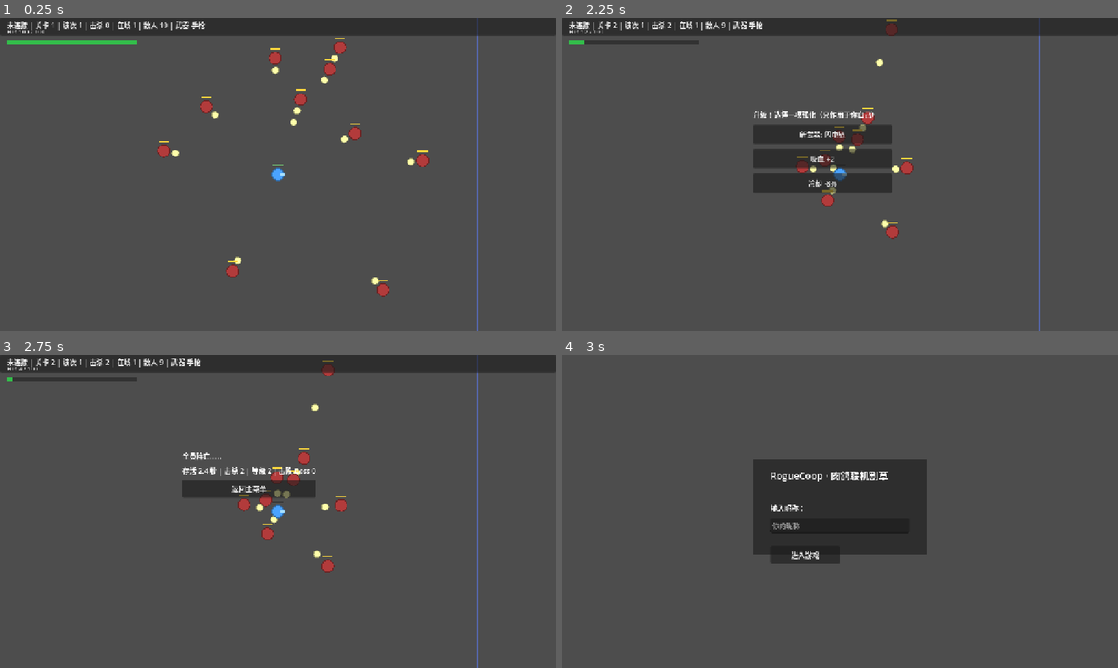
Above: before the commit, frames 1-4 (two rows, left to right).
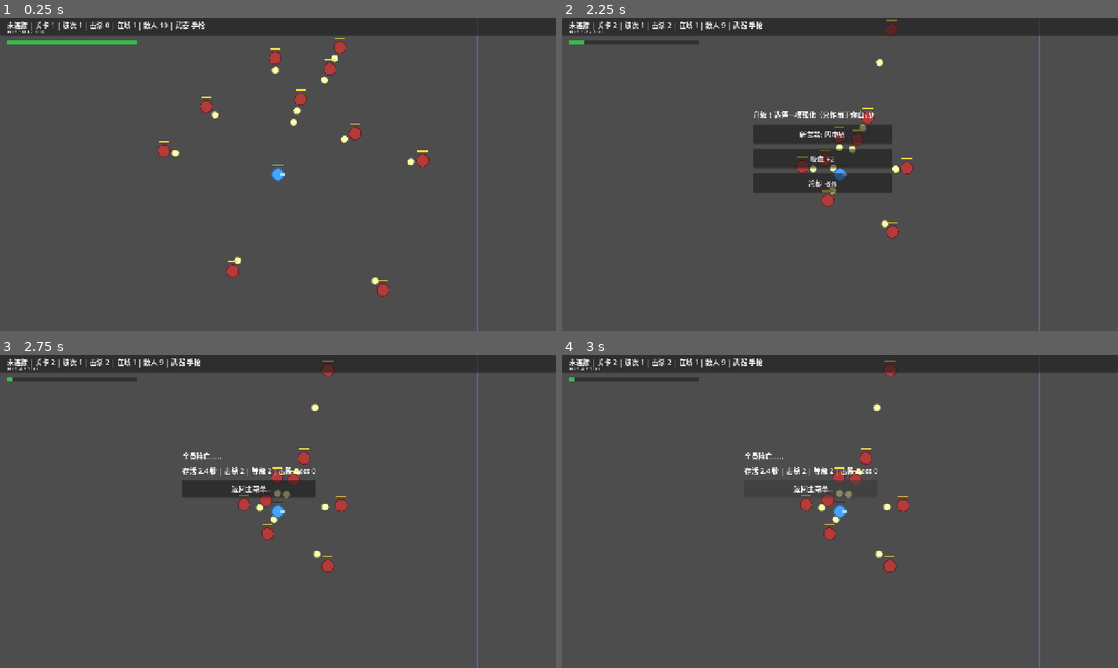
Above: after the commit, the same moments.

Repository: kiony6/roguecoop
Game: Godot game, scene res://scenes/world.tscn
Two runs of this game, one before a commit and one after it. Both use one fixed random seed, a clock stepped at 60 frames per second and the inputs below. This scene is started directly instead of the project's main scene.
Inputs (mouse positions are in pixels of both pictures, inside the frame that each line leads up to):
- Up to frame 1 (0.25 s): no input
- Up to frame 2 (2.25 s): move the mouse to (962, 158) at 0.52 s; hold D (move_right) 0.53-1.28 s; hold K (dash) 0.53-1.28 s; click (962, 158) at 0.67 s; move the mouse to (728, 190) at 1.27 s; hold S (move_down) 1.28-2.03 s; tap J (fire) at 1.35 s; move the mouse to (895, 105) at 2.02 s; hold D (move_right) from 2.03 s (still down); hold K (dash) from 2.03 s (still down)
- Up to frame 3 (2.75 s): keep holding D (move_right); keep holding K (dash)
- Up to frame 4 (3 s): release D (move_right) at 2.75 s; release K (dash) at 2.75 s; click "返回主菜单" at 2.75 s

Frames 1-3 are identical in both runs. In frame 4, 15% of the frame differs, in the area x 0-100%, y 0-100%.

Commit message:
添加排行榜/天赋树/存档系统，修复移动和Camera渲染

Diff:
--- a/autoload/global.gd
+++ b/autoload/global.gd
@@ -1,5 +1,82 @@
 extends Node
-## 全局游戏状态，autoload 名为 Global
+## 全局游戏状态和存档，autoload 名为 Global
 
-var current_level := 0          # 当前选中的关卡索引 0-4
+var current_level := 0
 var nickname := ""
+
+# ── 存档数据 ──
+var data := {
+	"shards": 0,      # 碎片（天赋币）
+	"scores": [],     # 排行榜 [{name, level, kills, time, wave}]
+	# 天赋等级（0=未解锁，最高叠加）
+	"talents": {
+		"hp": 0, "damage": 0, "speed": 0, "crit": 0,
+		"atk_speed": 0, "regen": 0, "unlocked": 0,
+	},
+}
+
+const SAVE_PATH := "user://save_roguecoop.json"
+
+
+func _ready() -> void:
+	load_data()
+
+
+func load_data() -> void:
+	var file := FileAccess.open(SAVE_PATH, FileAccess.READ)
+	if file == null:
+		return
+	var raw: String = file.get_as_text()
+	var parsed = JSON.parse_string(raw)
+	if typeof(parsed) == TYPE_DICTIONARY:
+		_merge(data, parsed as Dictionary)
+	file.close()
+
+
+func save_data() -> void:
+	var file := FileAccess.open(SAVE_PATH, FileAccess.WRITE)
+	if file == null:
+		return
+	file.store_string(JSON.stringify(data, "\t"))
+	file.close()
+
+
+func _merge(target: Dictionary, source: Dictionary) -> void:
+	for k in source:
+		if k in target:
+			if target[k] is Dictionary and source[k] is Dictionary:
+				_merge(target[k], source[k])
+			else:
+				target[k] = source[k]
+
+
+func add_score(entry: Dictionary) -> void:
+	data["scores"].append(entry)
+	data["scores"].sort_custom(
+		func(a, b): return int(a.get("kills", 0)) > int(b.get("kills", 0))
+	)
+	if data["scores"].size() > 100:
+		data["scores"] = data["scores"].slice(0, 100)
+	save_data()
+
+
+func add_shards(amount: int) -> void:
+	data["shards"] += amount
+	save_data()
+
+
+func talent_level(key: String) -> int:
+	return int(data["talents"].get(key, 0))
+
+
+func upgrade_talent(key: String, cost: int) -> bool:
+	if data["shards"] < cost:
+		return false
+	if key not in data["talents"]:
+		return false
+	if data["talents"][key] >= 10:
+		return false
+	data["shards"] -= cost
+	data["talents"][key] = int(data["talents"][key]) + 1
+	save_data()
+	return true
--- a/scenes/main.tscn
+++ b/scenes/main.tscn
@@ -46,9 +46,9 @@
 [node name="MenuPanel" type="Panel" parent="."]
 visible = false
 offset_left = 440.0
-offset_top = 180.0
+offset_top = 160.0
 offset_right = 840.0
-offset_bottom = 520.0
+offset_bottom = 580.0
 
 [node name="MenuTitle" type="Label" parent="MenuPanel"]
 offset_left = 40.0
@@ -70,14 +70,36 @@
 offset_top = 120.0
 offset_right = 300.0
 offset_bottom = 160.0
-text = "开始游戏（单人）"
+text = "开始游戏"
+
+[node name="TalentBtn" type="Button" parent="MenuPanel"]
+offset_left = 40.0
+offset_top = 180.0
+offset_right = 300.0
+offset_bottom = 220.0
+text = "天赋树"
+
+[node name="RankBtn" type="Button" parent="MenuPanel"]
+offset_left = 40.0
+offset_top = 240.0
+offset_right = 300.0
+offset_bottom = 280.0
+text = "排行榜"
 
 [node name="LobbyBtn" type="Button" parent="MenuPanel"]
 offset_left = 40.0
-offset_top = 180.0
-offset_right = 300.0
-offset_bottom = 220.0
+offset_top = 300.0
+offset_right = 300.0
+offset_bottom = 340.0
 text = "联机大厅"
+
+[node name="ShardLabel" type="Label" parent="MenuPanel"]
+offset_left = 40.0
+offset_top = 360.0
+offset_right = 300.0
+offset_bottom = 385.0
+text = "碎片: 0"
+theme_override_colors/font_color = Color(1, 0.7, 0.3)
 
 [node name="LevelPanel" type="Panel" parent="."]
 visible = false
@@ -144,3 +166,49 @@
 offset_right = 240.0
 offset_bottom = 560.0
 text = "返回"
+
+[node name="TalentPanel" type="Panel" parent="."]
+visible = false
+offset_left = 340.0
+offset_top = 80.0
+offset_right = 940.0
+offset_bottom = 640.0
+script = ExtResource("2_talent")
+
+[node name="ShardLabel" type="Label" parent="TalentPanel"]
+offset_left = 20.0
+offset_top = 20.0
+offset_right = 300.0
+offset_bottom = 45.0
+text = "碎片: 0"
+theme_override_colors/font_color = Color(1, 0.7, 0.3)
+
+[node name="BackBtn" type="Button" parent="TalentPanel"]
+offset_left = 460.0
+offset_top = 20.0
+offset_right = 580.0
+offset_bottom = 55.0
+text = "返回"
+
+[node name="RankPanel" type="Panel" parent="."]
+visible = false
+offset_left = 340.0
+offset_top = 80.0
+offset_right = 940.0
+offset_bottom = 640.0
+script = ExtResource("3_rank")
+
+[node name="Title" type="Label" parent="RankPanel"]
+offset_left = 20.0
+offset_top = 20.0
+offset_right = 300.0
+offset_bottom = 50.0
+text = "排行榜"
+theme_override_font_sizes/font_size = 20
+
+[node name="BackBtn" type="Button" parent="RankPanel"]
+offset_left = 460.0
+offset_top = 20.0
+offset_right = 580.0
+offset_bottom = 55.0
+text = "返回"
--- a/scripts/main.gd
+++ b/scripts/main.gd
@@ -1,5 +1,5 @@
 extends Control
-## 主菜单总控：登录 → 主菜单 → 选关 / 联机大厅
+## 主菜单总控：登录 → 主菜单（含天赋树/排行榜） → 选关 / 联机大厅
 
 const Protocol := preload("res://net/protocol.gd")
 
@@ -10,9 +10,12 @@
 @onready var _menu_panel: Panel = $MenuPanel
 @onready var _level_panel: Panel = $LevelPanel
 @onready var _lobby_panel: Panel = $LobbyPanel
+@onready var _talent_panel: Panel = $TalentPanel
+@onready var _rank_panel: Panel = $RankPanel
 
 @onready var _nick_field: LineEdit = $LoginPanel/NickField
 @onready var _nick_display: Label = $MenuPanel/NickDisplay
+@onready var _shard_label: Label = $MenuPanel/ShardLabel
 @onready var _lobby_info: Label = $LobbyPanel/LobbyInfo
 @onready var _lobby_ip: LineEdit = $LobbyPanel/LobbyIpField
 
@@ -24,6 +27,8 @@
 
 	# 主菜单
 	$MenuPanel/StartBtn.pressed.connect(_show_level_select)
+	$MenuPanel/TalentBtn.pressed.connect(_show_talent)
+	$MenuPanel/RankBtn.pressed.connect(_show_rank)
 	$MenuPanel/LobbyBtn.pressed.connect(_show_lobby)
 
 	# 选关
@@ -41,6 +46,10 @@
 	$LobbyPanel/LobbyJoinBtn.pressed.connect(_on_join_pressed)
 	$LobbyPanel/LobbyBackBtn.pressed.connect(_show_menu)
 
+	# 天赋树 + 排行榜
+	$TalentPanel/BackBtn.pressed.connect(_show_menu)
+	$RankPanel/BackBtn.pressed.connect(_show_menu)
+
 	Net.connected_ok.connect(_on_connected, CONNECT_ONE_SHOT)
 	Net.connection_failed.connect(_on_connection_failed)
 
@@ -52,6 +61,8 @@
 	_menu_panel.visible = false
 	_level_panel.visible = false
 	_lobby_panel.visible = false
+	_talent_panel.visible = false
+	_rank_panel.visible = false
 
 
 func _show_menu() -> void:
@@ -59,12 +70,26 @@
 	_menu_panel.visible = true
 	_level_panel.visible = false
 	_lobby_panel.visible = false
+	_talent_panel.visible = false
+	_rank_panel.visible = false
+	_shard_label.text = "碎片: %d" % Global.data["shards"]
 
 
 func _show_level_select() -> void:
 	_menu_panel.visible = false
 	_level_panel.visible = true
-	_lobby_panel.visible = false
+
+
+func _show_talent() -> void:
+	_menu_panel.visible = false
+	_talent_panel.visible = true
+	$TalentPanel.refresh()
+
+
+func _show_rank() -> void:
+	_menu_panel.visible = false
+	_rank_panel.visible = true
+	$RankPanel.refresh()
 
 
 func _show_lobby() -> void:
@@ -78,7 +103,9 @@
 	if nick.is_empty():
 		return
 	_nickname = nick
+	Global.nickname = nick
 	_nick_display.text = "玩家: %s" % _nickname
+	_shard_label.text = "碎片: %d" % Global.data["shards"]
 	_show_menu()
 
 
--- /dev/null
+++ b/scripts/rank_panel.gd
@@ -0,0 +1,55 @@
+extends Control
+## 排行榜面板
+
+@onready var _list: VBoxContainer = $VBoxContainer
+
+
+func _ready() -> void:
+	$BackBtn.pressed.connect(_on_back)
+	refresh()
+
+
+func refresh() -> void:
+	# 清空旧列表（保留前两个子节点：标题和返回按钮）
+	for c in _list.get_children():
+		if c.name != "Title" and c.name != "BackBtn":
+			c.queue_free()
+
+	var scores := Global.data["scores"]
+	if scores.size() == 0:
+		var empty := Label.new()
+		empty.text = "暂无记录"
+		empty.add_theme_color_override("font_color", Color(0.6, 0.6, 0.6))
+		_list.add_child(empty)
+		return
+
+	for i in mini(20, scores.size()):
+		var s: Dictionary = scores[i]
+		var hb := HBoxContainer.new()
+
+		var rank := Label.new()
+		rank.text = "#%d" % (i + 1)
+		rank.custom_minimum_size.x = 40
+		hb.add_child(rank)
+
+		var name_label := Label.new()
+		name_label.text = str(s.get("name", "无名"))
+		name_label.size_flags_horizontal = SIZE_EXPAND
+		hb.add_child(name_label)
+
+		var kills := Label.new()
+		kills.text = "击杀 %d" % int(s.get("kills", 0))
+		kills.custom_minimum_size.x = 100
+		hb.add_child(kills)
+
+		var level := Label.new()
+		level.text = "等级 %d" % int(s.get("level", 1))
+		level.custom_minimum_size.x = 80
+		hb.add_child(level)
+
+		_list.add_child(hb)
+
+
+func _on_back() -> void:
+	visible = false
+	get_parent().get_node("MenuPanel").visible = true
--- /dev/null
+++ b/scripts/talent_panel.gd
@@ -0,0 +1,64 @@
+extends Panel
+## 天赋树面板
+
+var _talent_keys := ["hp", "damage", "speed", "crit", "atk_speed", "regen"]
+var _talent_names := {
+	"hp": "生命 +10", "damage": "伤害 +5%", "speed": "移速 +5%",
+	"crit": "暴击 +3%", "atk_speed": "攻速 +5%", "regen": "回血 +1/级",
+}
+var _talent_costs := {
+	"hp": 50, "damage": 50, "speed": 50, "crit": 80, "atk_speed": 80, "regen": 100,
+}
+
+@onready var _tab: Panel = $".."
+
+
+func _ready() -> void:
+	$BackBtn.pressed.connect(_on_back)
+	refresh()
+
+
+func refresh() -> void:
+	$ShardLabel.text = "碎片: %d" % Global.data["shards"]
+	for c in get_children():
+		if c.name in ["ShardLabel", "BackBtn"]:
+			continue
+		c.queue_free()
+
+	for key in _talent_keys:
+		var lv := Global.talent_level(key)
+		var cost := _talent_costs.get(key, 50) * (1 + lv)
+		var hb := HBoxContainer.new()
+		hb.position = Vector2(20, 80 + _talent_keys.find(key) * 60)
+		hb.size = Vector2(540, 45)
+		add_child(hb)
+
+		var nl := Label.new()
+		nl.text = _talent_names.get(key, key)
+		nl.size_flags_horizontal = Control.SIZE_EXPAND_FILL
+		hb.add_child(nl)
+
+		var ll := Label.new()
+		ll.text = "Lv.%d" % lv
+		ll.custom_minimum_size.x = 50
+		hb.add_child(ll)
+
+		var btn := Button.new()
+		var can := lv < 10 and Global.data["shards"] >= cost
+		btn.text = "升级(%d碎)" % cost
+		btn.disabled = not can
+		var k := key
+		btn.pressed.connect(_upgrade_talent.bind(k))
+		hb.add_child(btn)
+
+
+func _upgrade_talent(key: String) -> void:
+	var lv := Global.talent_level(key)
+	var cost := _talent_costs.get(key, 50) * (1 + lv)
+	Global.upgrade_talent(key, cost)
+	refresh()
+
+
+func _on_back() -> void:
+	visible = false
+	_tab.get_node("MenuPanel").visible = true
--- a/scripts/world.gd
+++ b/scripts/world.gd
@@ -76,7 +76,17 @@
 		var cfg: Dictionary = LEVEL_CFG[lvl]
 		_single_host.spawn_interval = max(0.4, 1.5 - float(lvl) * 0.2)
 		_single_host.add_player(_single_id)
-		_single_host.players[_single_id]["pos"] = Vector2(640, 360)
+		var p: Dictionary = _single_host.players[_single_id]
+		p["pos"] = Vector2(640, 360)
+		# 应用天赋效果
+		p["hp"] += Global.talent_level("hp") * 10
+		p["hp"] = maxi(p["hp"], 1)
+		p["mods"]["damage_add"] = Global.talent_level("damage") * 2
+		p["mods"]["move_speed_scale"] = 1.0 + Global.talent_level("speed") * 0.05
+		p["mods"]["crit_chance_add"] = Global.talent_level("crit") * 0.03
+		p["mods"]["cooldown_scale"] = maxf(0.5, 1.0 - Global.talent_level("atk_speed") * 0.05)
+		p["mods"]["heal_per_level"] = Global.talent_level("regen")
+		p["mods"]["max_hp_add"] = Global.talent_level("hp") * 10
 		# 初始刷一批敌人让玩家有东西打
 		for i in 10:
 			var a := randf() * TAU
@@ -349,6 +359,17 @@
 		_upgrade_menu.visible = false
 	if _runover_menu != null:
 		_runover_menu.show_result(won, stats)
+	# 记录排行榜
+	Global.add_score({
+		"name": Global.nickname if not Global.nickname.is_empty() else "无名",
+		"level": int(stats.get("level", 1)),
+		"kills": int(stats.get("kills", 0)),
+		"boss_kills": int(stats.get("boss_kills", 0)),
+		"wave": _wave,
+	})
+	# 奖励碎片
+	var reward := int(stats.get("kills", 0)) * 2 + (50 if won else 10)
+	Global.add_shards(reward)
 
 
 func _on_back_requested() -> void:
